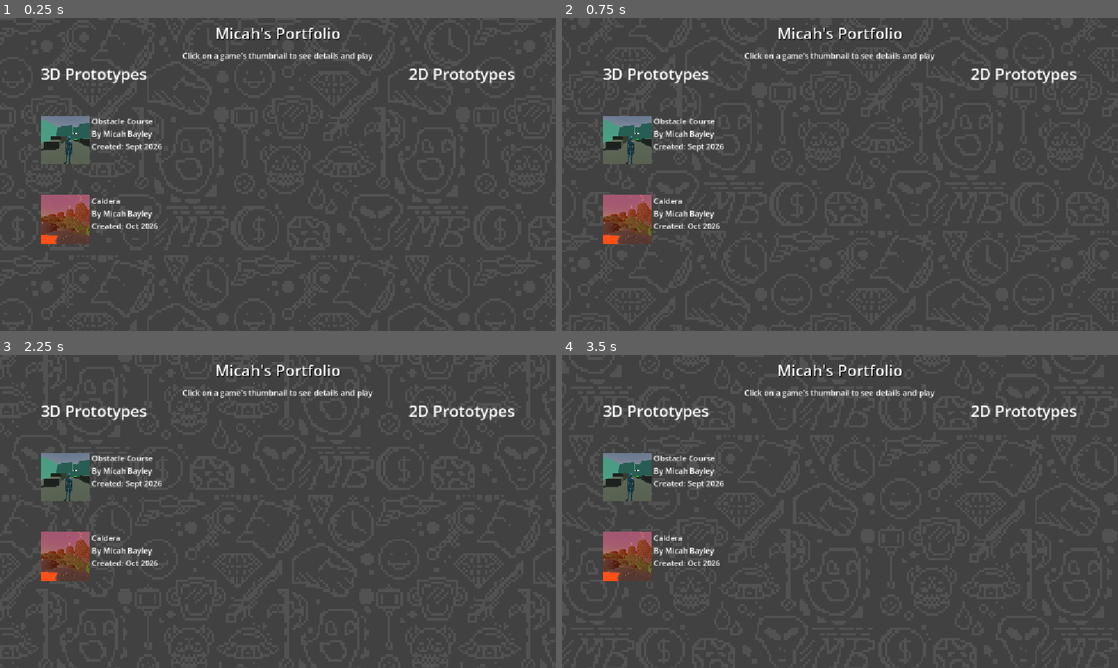
Above: before the commit, frames 1-4 (two rows, left to right).
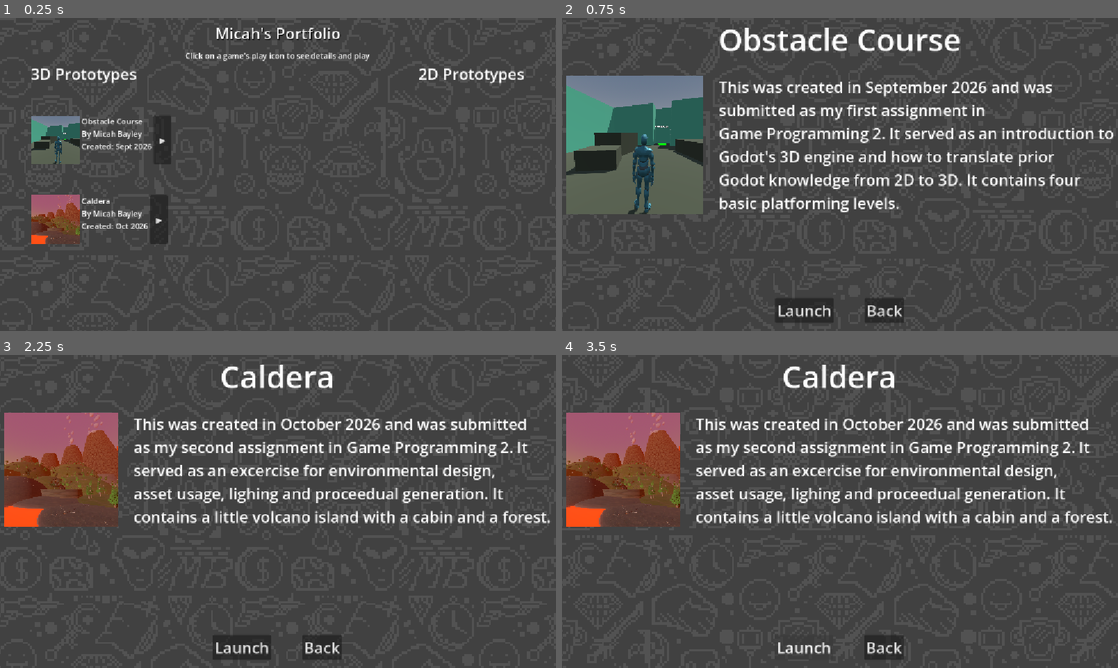
Above: after the commit, the same moments.

Repository: Micah-Bayley/GP2-Portfolio
Game: Godot game, scene res://scenes/main.tscn
Two runs of this game, one before a commit and one after it. Both use one fixed random seed, a clock stepped at 60 frames per second and the inputs below.
Inputs (mouse positions are in pixels of both pictures, inside the frame that each line leads up to):
- Up to frame 1 (0.25 s): no input
- Up to frame 2 (0.75 s): click (723, 140) at 0.5 s, where only the run after the commit has a clickable "▶"
- Up to frame 3 (2.25 s): click (322, 646) at 1.25 s, where only the run after the commit has a clickable "Back"; click (161, 555) at 2 s, where only the run after the commit has a clickable "▶"
- Up to frame 4 (3.5 s): click (806, 646) at 2.75 s, where only the run after the commit has a clickable "Launch"

The runs differ from the first frame. In frame 1, 4.2% of the frame differs, in the area x 5-95%, y 10-73%; in frame 2, 20%, in the area x 0-100%, y 3-98%; in frame 3, 17%; in frame 4, 17%.

Commit message:
Added function to game selection scene

Diff:
--- a/project.godot
+++ b/project.godot
@@ -15,6 +15,10 @@
 config/features=PackedStringArray("4.7", "Forward Plus")
 config/icon="res://icon.svg"
 
+[autoload]
+
+GameDetails="*uid://bakffn8d4f10"
+
 [display]
 
 window/stretch/mode="canvas_items"
--- /dev/null
+++ b/scenes/game_details.gd
@@ -0,0 +1,12 @@
+extends Node
+
+var game_path: String
+var game_image
+var game_title: String
+var game_description: String
+
+func update_selected_game(title, image, description, path):
+	game_title = title
+	game_image = image
+	game_description = description
+	game_path = path
--- /dev/null
+++ b/scenes/game_selection.gd
@@ -0,0 +1,23 @@
+extends Control
+
+var globalized_game_path
+
+# Called when the node enters the scene tree for the first time.
+func _ready() -> void:
+	$VBoxContainer/Label.text = GameDetails.game_title
+	$VBoxContainer/HBoxContainer/TextureRect.texture = load(GameDetails.game_image)
+	$VBoxContainer/HBoxContainer/Label.text = GameDetails.game_description
+	globalized_game_path = ProjectSettings.globalize_path(GameDetails.game_path)
+
+
+# Called every frame. 'delta' is the elapsed time since the previous frame.
+func _process(delta: float) -> void:
+	pass
+
+
+func _on_launch_button_pressed() -> void:
+	OS.execute(globalized_game_path, [])
+
+
+func _on_back_button_pressed() -> void:
+	get_tree().change_scene_to_file("res://scenes/main.tscn")
--- a/scenes/game_selection.tscn
+++ b/scenes/game_selection.tscn
@@ -1,4 +1,8 @@
 [gd_scene format=3 uid="uid://d0bdduglxwqr6"]
+
+[ext_resource type="Texture2D" uid="uid://j001lddqdv0k" path="res://assets/obstcourceprev.png" id="1_46kti"]
+[ext_resource type="Script" uid="uid://b4gyqqff2gl7o" path="res://scenes/game_selection.gd" id="1_injun"]
+[ext_resource type="Texture2D" uid="uid://beygmpy6h3mqg" path="res://assets/background.png" id="2_8tivy"]
 
 [node name="gameSelection" type="Control" unique_id=763005850]
 layout_mode = 3
@@ -7,3 +11,64 @@
 anchor_bottom = 1.0
 grow_horizontal = 2
 grow_vertical = 2
+script = ExtResource("1_injun")
+
+[node name="VBoxContainer" type="VBoxContainer" parent="." unique_id=1768035420]
+layout_mode = 0
+offset_left = 8.0
+offset_right = 853.0
+offset_bottom = 632.0
+theme_override_constants/separation = 32
+
+[node name="Label" type="Label" parent="VBoxContainer" unique_id=891987517]
+layout_mode = 2
+size_flags_horizontal = 4
+theme_override_font_sizes/font_size = 64
+text = "title"
+
+[node name="HBoxContainer" type="HBoxContainer" parent="VBoxContainer" unique_id=72403030]
+layout_mode = 2
+size_flags_horizontal = 4
+theme_override_constants/separation = 32
+
+[node name="TextureRect" type="TextureRect" parent="VBoxContainer/HBoxContainer" unique_id=399290933]
+layout_mode = 2
+texture = ExtResource("1_46kti")
+expand_mode = 2
+
+[node name="Label" type="Label" parent="VBoxContainer/HBoxContainer" unique_id=897010884]
+layout_mode = 2
+theme_override_font_sizes/font_size = 32
+text = "description"
+
+[node name="HBoxContainer2" type="HBoxContainer" parent="VBoxContainer" unique_id=2093987591]
+layout_mode = 2
+size_flags_horizontal = 4
+size_flags_vertical = 10
+theme_override_constants/separation = 64
+
+[node name="launch_button" type="Button" parent="VBoxContainer/HBoxContainer2" unique_id=999955855]
+layout_mode = 2
+theme_override_font_sizes/font_size = 32
+text = "Launch"
+
+[node name="back_button" type="Button" parent="VBoxContainer/HBoxContainer2" unique_id=412344753]
+layout_mode = 2
+theme_override_font_sizes/font_size = 32
+text = "Back"
+
+[node name="Parallax2D" type="Parallax2D" parent="." unique_id=2134495605]
+scroll_offset = Vector2(-251, -245)
+repeat_size = Vector2(500, 500)
+autoscroll = Vector2(-100, -100)
+repeat_times = 5
+
+[node name="Sprite2D" type="Sprite2D" parent="Parallax2D" unique_id=1633369795]
+modulate = Color(0.4392157, 0.4392157, 0.4392157, 0.14901961)
+z_index = -1
+texture_filter = 1
+scale = Vector2(5, 5)
+texture = ExtResource("2_8tivy")
+
+[connection signal="pressed" from="VBoxContainer/HBoxContainer2/launch_button" to="." method="_on_launch_button_pressed"]
+[connection signal="pressed" from="VBoxContainer/HBoxContainer2/back_button" to="." method="_on_back_button_pressed"]
--- /dev/null
+++ b/scenes/main.gd
@@ -0,0 +1,23 @@
+extends Control
+
+var obst_course_description: String = "This was created in September 2026 and was\nsubmitted as my first assignment in\nGame Programming 2. It served as an introduction to\nGodot's 3D engine and how to translate prior\nGodot knowledge from 2D to 3D. It contains four\nbasic platforming levels."
+var caldera_description: String = "This was created in October 2026 and was submitted\nas my second assignment in Game Programming 2. It\nserved as an excercise for environmental design,\nasset usage, lighing and proceedual generation. It\ncontains a little volcano island with a cabin and a forest."
+
+# Called when the node enters the scene tree for the first time.
+func _ready() -> void:
+	pass # Replace with function body.
+
+
+# Called every frame. 'delta' is the elapsed time since the previous frame.
+func _process(delta: float) -> void:
+	pass
+
+
+func _on_obst_button_pressed() -> void:
+	GameDetails.update_selected_game("Obstacle Course","res://assets/obstcourceprev.png",obst_course_description,"res://executables/obst_course.exe")
+	get_tree().change_scene_to_file("res://scenes/game_selection.tscn")
+
+
+func _on_caldera_button_pressed() -> void:
+	GameDetails.update_selected_game("Caldera","res://assets/caldera.png",caldera_description,"res://executables/caldera.exe")
+	get_tree().change_scene_to_file("res://scenes/game_selection.tscn")
--- a/scenes/main.tscn
+++ b/scenes/main.tscn
@@ -2,6 +2,7 @@
 
 [ext_resource type="Texture2D" uid="uid://j001lddqdv0k" path="res://assets/obstcourceprev.png" id="1_0wfyh"]
 [ext_resource type="Texture2D" uid="uid://beygmpy6h3mqg" path="res://assets/background.png" id="1_o5qli"]
+[ext_resource type="Script" uid="uid://bbfni1666bwou" path="res://scenes/main.gd" id="1_tbgi4"]
 [ext_resource type="Texture2D" uid="uid://dvc6ikifl5dtd" path="res://assets/caldera.png" id="2_sugp2"]
 [ext_resource type="Script" uid="uid://deqfc3f1hhtcb" path="res://scenes/parallax_2d.gd" id="3_jyhfs"]
 
@@ -12,6 +13,7 @@
 [node name="Main" type="Control" unique_id=792366884]
 layout_mode = 3
 anchors_preset = 0
+script = ExtResource("1_tbgi4")
 
 [node name="VBoxContainer" type="VBoxContainer" parent="." unique_id=1407142324]
 layout_mode = 0
@@ -35,7 +37,7 @@
 layout_mode = 2
 size_flags_horizontal = 4
 theme_override_font_sizes/font_size = 16
-text = "Click on a game's thumbnail to see details and play"
+text = "Click on a game's play icon to see details and play"
 
 [node name="HBoxContainer" type="HBoxContainer" parent="VBoxContainer" unique_id=1150161329]
 layout_mode = 2
@@ -54,7 +56,7 @@
 [node name="obstcourse" type="HBoxContainer" parent="VBoxContainer/HBoxContainer/3dgames" unique_id=314776911]
 layout_mode = 2
 
-[node name="TextureRect" type="TextureRect" parent="VBoxContainer/HBoxContainer/3dgames/obstcourse" unique_id=429779524]
+[node name="obst_course" type="TextureRect" parent="VBoxContainer/HBoxContainer/3dgames/obstcourse" unique_id=429779524]
 layout_mode = 2
 texture = ExtResource("1_0wfyh")
 expand_mode = 2
@@ -65,6 +67,10 @@
 By Micah Bayley
 Created: Sept 2026
 "
+
+[node name="obst_button" type="Button" parent="VBoxContainer/HBoxContainer/3dgames/obstcourse" unique_id=777674260]
+layout_mode = 2
+text = "  ▶  "
 
 [node name="caldera" type="HBoxContainer" parent="VBoxContainer/HBoxContainer/3dgames" unique_id=1988805090]
 layout_mode = 2
@@ -80,6 +86,10 @@
 By Micah Bayley
 Created: Oct 2026
 "
+
+[node name="caldera_button" type="Button" parent="VBoxContainer/HBoxContainer/3dgames/caldera" unique_id=2094365893]
+layout_mode = 2
+text = "  ▶  "
 
 [node name="2dgames" type="VBoxContainer" parent="VBoxContainer/HBoxContainer" unique_id=745471660]
 layout_mode = 2
@@ -102,3 +112,6 @@
 texture_filter = 1
 scale = Vector2(5, 5)
 texture = ExtResource("1_o5qli")
+
+[connection signal="pressed" from="VBoxContainer/HBoxContainer/3dgames/obstcourse/obst_button" to="." method="_on_obst_button_pressed"]
+[connection signal="pressed" from="VBoxContainer/HBoxContainer/3dgames/caldera/caldera_button" to="." method="_on_caldera_button_pressed"]
Not shown, added: scenes/game_details.gd.uid
Not shown, added: scenes/game_selection.gd.uid
Not shown, added: scenes/main.gd.uid
